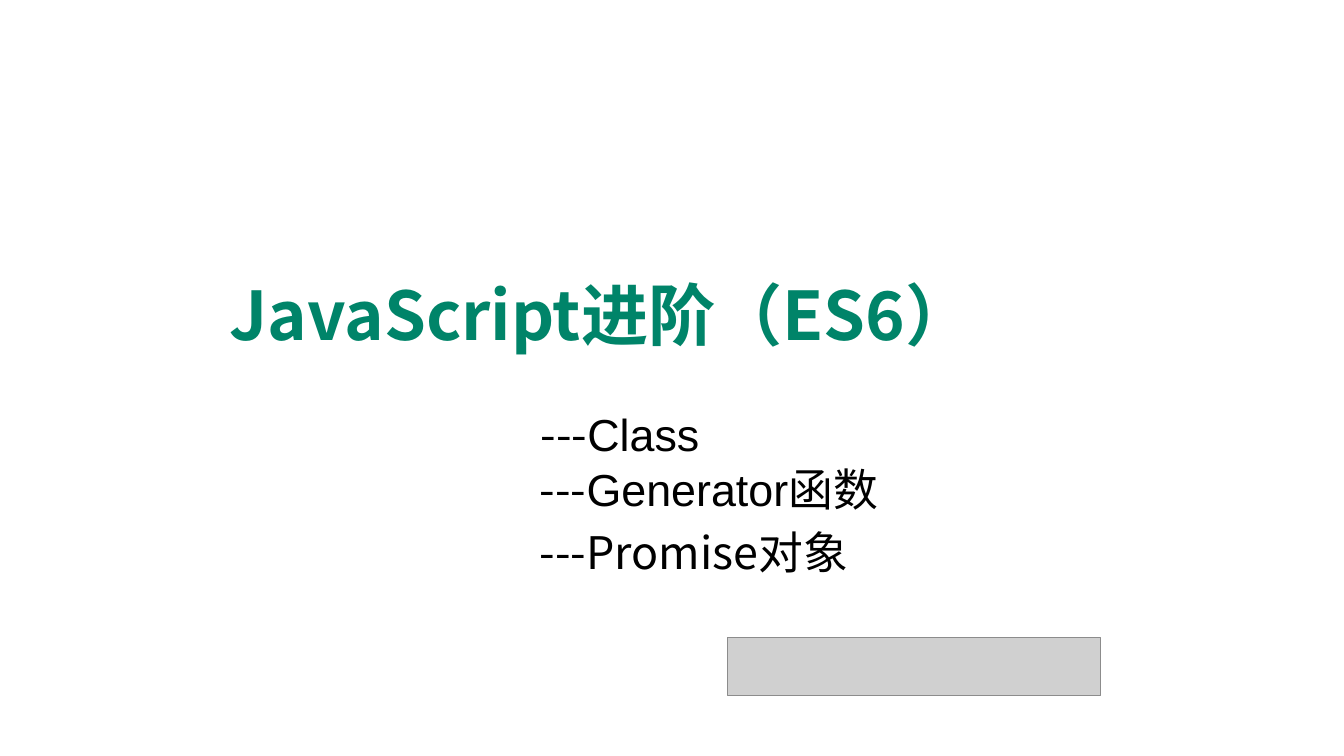
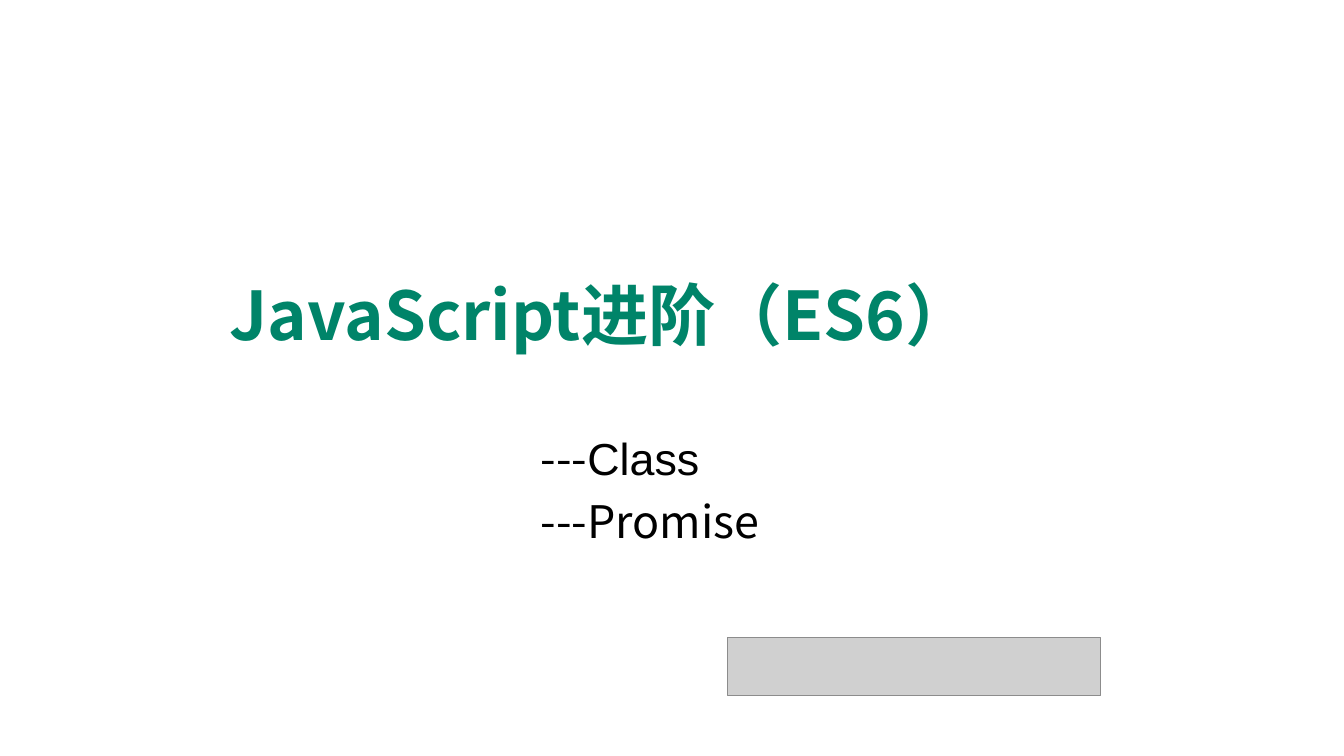
Before and after one commit to edu2act/course-javascript-advanced, a slide deck: slide 1 of 课程PPT/15.ECMAScript 6 三.pptx. Drawn at 1344x756 pixels with LibreOffice and Linux fonts; fonts in the diff are those of the drawing; grey boxes stand for pictures; background and template pictures are left out. Boxes give left, top, right and bottom in pixels: in the first picture for what was removed or moved away, otherwise in the second. Text is boxed around its words. In the diff, an @@ line names an element or a change of style, - is before the commit and + after.

```diff
--- a/课程PPT/15.ECMAScript 6 三.pptx
+++ b/课程PPT/15.ECMAScript 6 三.pptx
@@ text "---Class": place and size @@
-text "---Class" at [541, 418, 700, 452]
+text "---Class" at [541, 442, 700, 476]
@@ text removed at [540, 468, 878, 510] @@
----Generator函数
@@ text at [541, 503, 760, 539]: text changed @@
----Promise对象
+---Promise
```
Also in this commit, not shown: 1 slide added, 26 other files.
